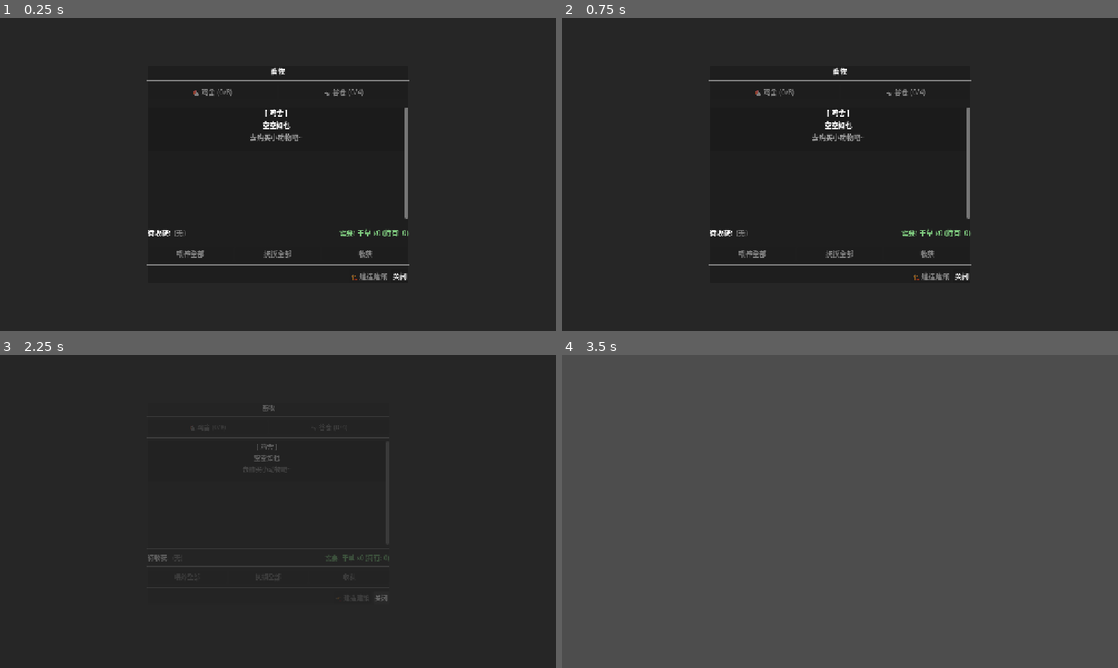
Above: before the commit, frames 1-4 (two rows, left to right).
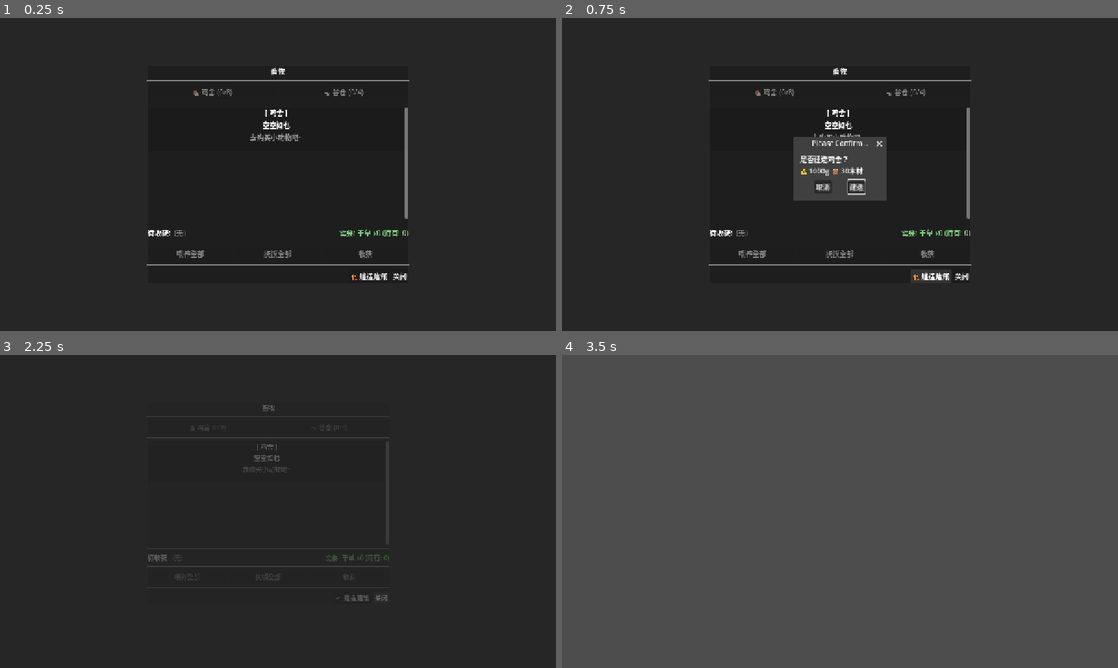
Above: after the commit, the same moments.

Repository: Nonastar/Back-to-Taoyuan
Game: Godot game, scene res://src/scenes/interiors/animal_coop.tscn
Two runs of this game, one before a commit and one after it. Both use one fixed random seed, a clock stepped at 60 frames per second and the inputs below. This scene is started directly instead of the project's main scene.
Inputs (mouse positions are in pixels of both pictures, inside the frame that each line leads up to):
- Up to frame 1 (0.25 s): no input
- Up to frame 2 (0.75 s): click (928, 274) at 0.5 s, where only the run after the commit has a clickable "🏗️ 建造建筑"
- Up to frame 3 (2.25 s): click (261, 524) at 1.25 s, where only the run after the commit has a clickable "取消"; click "关闭" at 2 s
- Up to frame 4 (3.5 s): tap Enter (ui_accept) at 2.75, 3.02 s; move the mouse to (962, 495) at 2.77 s; hold D (move_right) from 2.78 s (still down); tap E (interact) at 2.85 s; click (962, 495) at 2.92 s

The runs differ from the first frame. In frame 1, less than 0.1% of the frame differs, in the area x 63-70%, y 81-84%; in frame 2, 3.3%, in the area x 41-70%, y 38-84%; in frame 3, less than 0.1%; in frame 4, nothing differs.

Commit message:
debug(notification): 追踪HUD查找状态

Diff:
--- a/src/scripts/autoload/animal_husbandry_system.gd
+++ b/src/scripts/autoload/animal_husbandry_system.gd
@@ -380,6 +380,10 @@
 	var info: Dictionary = _building_definitions.get(building_type, BUILDING_INFO.get(building_type, {}))
 	return info.get("capacity", 0)
 
+## 获取建筑定义信息（含名称、费用等）
+func get_building_def_info(building_type: BuildingType) -> Dictionary:
+	return _building_definitions.get(building_type, BUILDING_INFO.get(building_type, {}))
+
 ## 获取指定建筑中的动物数量
 func get_building_animal_count(building_type: BuildingType) -> int:
 	var animals = get_animals_in_building(building_type)
--- a/src/scripts/autoload/notification_manager.gd
+++ b/src/scripts/autoload/notification_manager.gd
@@ -169,6 +169,8 @@
 
 	# 查找HUD并使用其通知系统
 	var hud = _find_hud()
+	print("[NotificationManager] _show_notification: text=%s, hud=%s, has_show_message=%s" % [
+		text, hud, hud.has_method("show_message") if hud else "N/A"])
 	if hud and hud.has_method("show_message"):
 		hud.show_message(text, color)
 		# 等待duration后显示下一条
--- a/src/scripts/ui/animal_husbandry_ui.gd
+++ b/src/scripts/ui/animal_husbandry_ui.gd
@@ -148,7 +148,6 @@
 			if bottom_buttons:
 				_close_btn = bottom_buttons.get_node_or_null("CloseBtn")
 				_shop_btn = bottom_buttons.get_node_or_null("ShopBtn")
-				print("[AnimalHusbandryUI] _shop_btn=%s, _close_btn=%s" % [_shop_btn, _close_btn])
 
 	# 设置悬停效果
 	_setup_hover_effect(_coop_tab_btn)
@@ -572,10 +571,8 @@
 		var is_built = AnimalHusbandrySystem.is_building_built(building_type)
 		var animal_count = AnimalHusbandrySystem.get_building_animal_count(building_type) if is_built else 0
 		var capacity = AnimalHusbandrySystem.get_building_capacity(building_type) if is_built else 0
-		_shop_btn.disabled = not is_built or animal_count >= capacity
-		print("[AnimalHusbandryUI] _shop_btn state: is_built=%s, building_type=%s, disabled=%s, text_will_be=%s" % [
-			is_built, building_type, _shop_btn.disabled,
-			"🏗️ 建造建筑" if not is_built else ("满员" if animal_count >= capacity else "🛒 去商店")])
+		# 按钮始终可点：未建→建造对话框，满员→提示，建筑有空→去商店
+		_shop_btn.disabled = false
 		if not is_built:
 			_shop_btn.text = _t("🏗️ 建造建筑")
 		elif animal_count >= capacity:
@@ -752,14 +749,81 @@
 	_hide_ui()
 
 func _on_shop_pressed() -> void:
-	# 直接实例化商店面板（与动物畜牧UI使用一致的方式）
+	var building_type = AnimalHusbandrySystem.BuildingType.COOP if _current_building_type == 0 else AnimalHusbandrySystem.BuildingType.BARN
+	var is_built = AnimalHusbandrySystem.is_building_built(building_type)
+	var animal_count = AnimalHusbandrySystem.get_building_animal_count(building_type) if is_built else 0
+	var capacity = AnimalHusbandrySystem.get_building_capacity(building_type) if is_built else 0
+
+	if not is_built:
+		# 弹出建造确认
+		_show_build_confirmation(building_type)
+	elif animal_count >= capacity:
+		# 建筑已满 → 提示
+		_show_notification(I18n.translate("animal.building_full"))
+	else:
+		# 建筑有空 → 去商店购买动物
+		_open_shop_for_animals()
+
+## 弹出建造确认对话框
+func _show_build_confirmation(building_type: int) -> void:
+	var bname = I18n.translate("building.coop") if building_type == AnimalHusbandrySystem.BuildingType.COOP else I18n.translate("building.barn")
+	var cost_info = ""
+	if AnimalHusbandrySystem.has_method("get_building_def_info"):
+		var info = AnimalHusbandrySystem.get_building_def_info(building_type)
+		var money = info.get("cost_money", 0)
+		var wood = info.get("cost_wood", 0)
+		cost_info = "\n💰 %dg  🪵 %d木材" % [money, wood]
+	else:
+		# 兜底用硬编码成本
+		var money = 1000 if building_type == AnimalHusbandrySystem.BuildingType.COOP else 2000
+		var wood = 30 if building_type == AnimalHusbandrySystem.BuildingType.COOP else 50
+		cost_info = "\n💰 %dg  🪵 %d木材" % [money, wood]
+
+	var dialog = ConfirmationDialog.new()
+	dialog.dialog_text = "是否建造%s？%s" % [bname, cost_info]
+	dialog.ok_button_text = "建造"
+	dialog.cancel_button_text = "取消"
+	dialog.confirmed.connect(_on_build_confirmed.bind(building_type))
+	add_child(dialog)
+	dialog.popup_centered()
+
+## 建造确认回调
+func _on_build_confirmed(building_type: int) -> void:
+	var bname = I18n.translate("building.coop") if building_type == AnimalHusbandrySystem.BuildingType.COOP else I18n.translate("building.barn")
+	if not AnimalHusbandrySystem.has_method("can_build") or not AnimalHusbandrySystem.has_method("build_building"):
+		_show_notification(I18n.translate("ui.unknown_error"))
+		return
+	if not AnimalHusbandrySystem.can_build(building_type):
+		# 读取失败原因：金币 or 木材
+		var info = AnimalHusbandrySystem.get_building_def_info(building_type)
+		var need_money = info.get("cost_money", 0)
+		var need_wood = info.get("cost_wood", 0)
+		var have_money = PlayerStats.get_money() if PlayerStats and PlayerStats.has_method("get_money") else 0
+		var have_wood = InventorySystem.get_item_count("wood") if InventorySystem else 0
+		var missing = ""
+		if have_money < need_money:
+			missing = "金币不足 (持有%d，需%d)" % [have_money, need_money]
+		if have_wood < need_wood:
+			if not missing.is_empty():
+				missing += "，"
+			missing += "木材不足 (持有%d，需%d)" % [have_wood, need_wood]
+		_show_notification(missing)
+		return
+	var ok = AnimalHusbandrySystem.build_building(building_type)
+	if ok:
+		_show_notification("已建造%s！" % bname)
+	else:
+		_show_notification(I18n.translate("ui.unknown_error"))
+
+## 打开动物商店
+func _open_shop_for_animals() -> void:
 	var shop_scene_path = "res://src/scenes/ui/shop_panel.tscn"
 	var shop_scene = load(shop_scene_path)
 	if shop_scene:
 		var shop_panel = shop_scene.instantiate()
 		add_child(shop_panel)
 		if shop_panel.has_method("open_panel"):
-			shop_panel.open_panel(0, 0)  # BUY mode, GENERAL store
+			shop_panel.open_panel(0, 1)  # BUY mode, ANIMAL_SHOP
 	_show_notification(_t("前往商店购买动物"))
 	_hide_ui()
 
@@ -779,8 +843,10 @@
 # ============ 通知系统 ============
 
 func _show_notification(text: String) -> void:
-	if NotificationManager and NotificationManager.has_method("show_notification"):
-		NotificationManager.show_notification(text)
+	if NotificationManager and NotificationManager.has_method("show_warning"):
+		NotificationManager.show_warning(text)
+	elif NotificationManager and NotificationManager.has_method("show_message"):
+		NotificationManager.show_message(text)
 	else:
 		print("[AnimalHusbandryUI] " + text)
 
